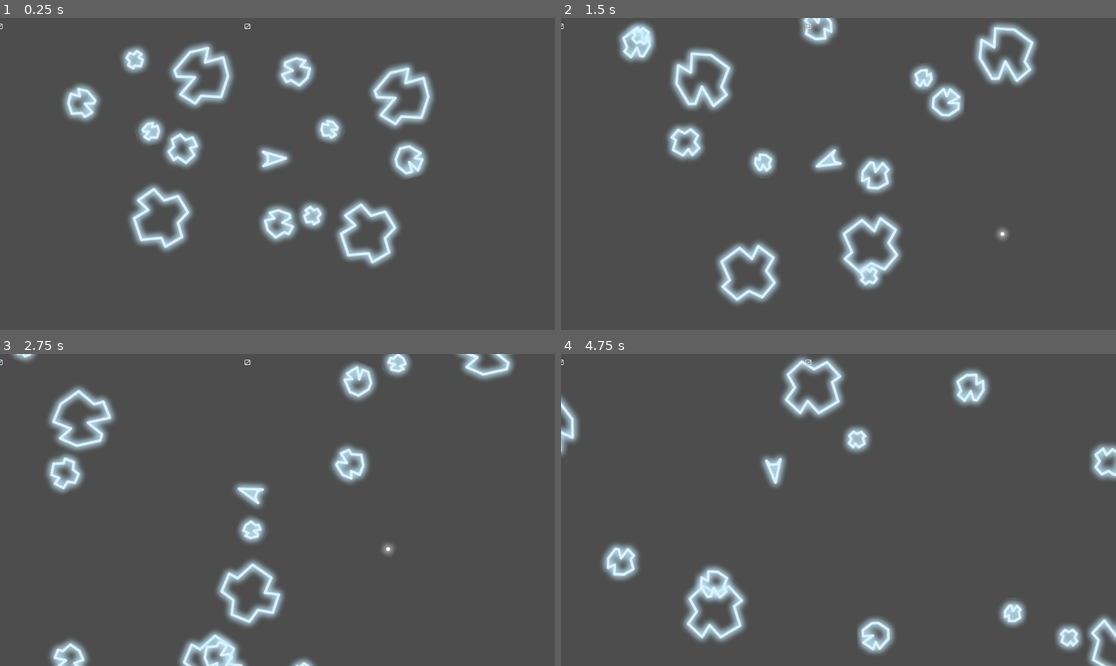
Above: before the commit, frames 1-4 (two rows, left to right).
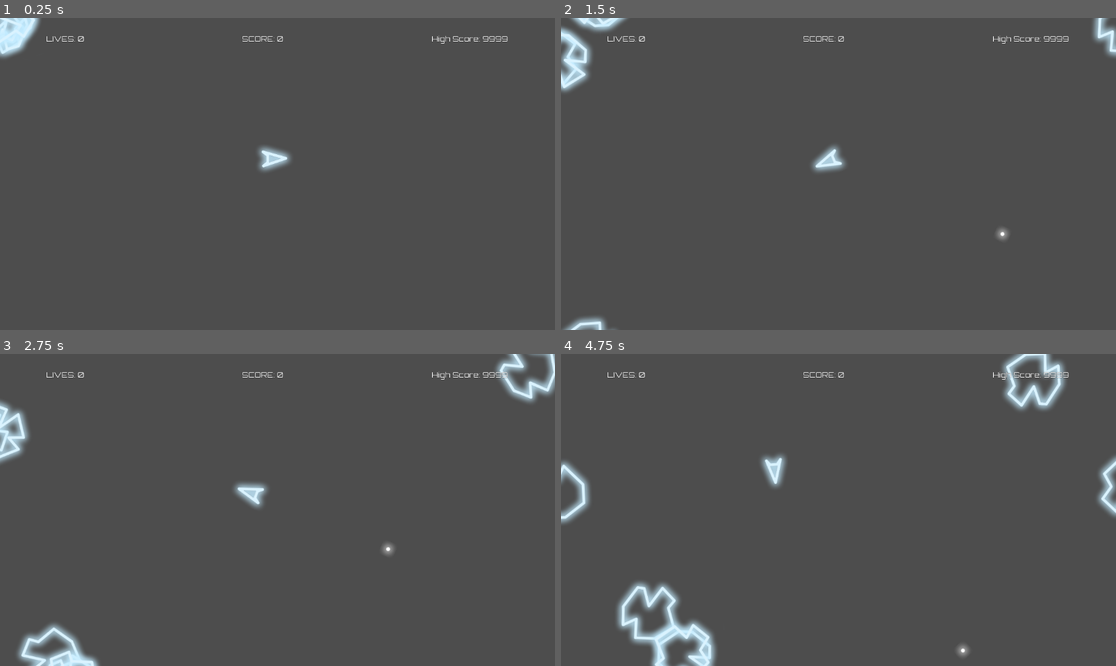
Above: after the commit, the same moments.

Repository: AllanSechrist/asteroids
Game: Godot game, scene res://scenes/sandbox.tscn
The game is run twice, just before and just after one commit, with the same random seed, the same clock (stepped at 60 frames per second) and the same inputs. The project has no main scene, so this scene is started directly.
Inputs:
- Up to frame 1 (0.25 s): no input
- Up to frame 2 (1.5 s): hold D (turn_right) 0.53-1.28 s; tap Space (fire) at 0.6 s; hold A (turn_left) from 1.28 s (still down); tap W (move) at 1.35 s
- Up to frame 3 (2.75 s): release A (turn_left) at 2.03 s; hold D (turn_right) from 2.03 s (still down); tap Space (fire) at 2.1 s
- Up to frame 4 (4.75 s): tap W (move) at 2.85, 4.35 s; release D (turn_right) at 3.53 s; hold A (turn_left) from 3.53 s (still down); tap Space (fire) at 3.6 s

The runs differ from the first frame. In frame 1, 11% of the frame differs, in the area x 0-92%, y 0-80%; in frame 2, 12%; in frame 3, 10%; in frame 4, 12%, in the area x 0-100%, y 0-100%.

Commit message:
refactor asteroids script, connect UI to game manager.

Diff:
--- a/scenes/UI/ui.gd
+++ b/scenes/UI/ui.gd
@@ -1,13 +1,27 @@
-extends Control
+extends CanvasLayer
 class_name UI
 
-@onready var lives: Label = $MarginContainer/HBoxContainer/Lives
-@onready var score: Label = $MarginContainer/HBoxContainer/Score
-@onready var high_score: Label = $MarginContainer/HBoxContainer/HighScore
+@onready var lives_label: Label = %LivesLabel
+@onready var score_label: Label = %ScoreLabel
+@onready var high_label: Label = %HighLabel
+
 
 
 func _ready() -> void:
+	var game_manager := get_parent() as GameManager
+	game_manager.score_changed.connect(_on_score_changed)
+	game_manager.lives_changed.connect(_on_lives_changed)
+	game_manager.game_over.connect(_on_game_over)
+
+	# Set labels based on game manager data
+	_on_score_changed(game_manager.score)
+	_on_lives_changed(game_manager.lives)
+
+func _on_score_changed(new_score: int) -> void:
+	score_label.text = "SCORE: %d" % new_score
+
+func _on_lives_changed(new_lives: int) -> void:
+	lives_label.text = "LIVES: %d" % new_lives
+
+func _on_game_over() -> void:
 	pass
-
-func update_label(label: Label) -> void:
-	pass
--- a/scenes/UI/ui.tscn
+++ b/scenes/UI/ui.tscn
@@ -3,41 +3,45 @@
 [ext_resource type="LabelSettings" uid="uid://b4vgeg1evjt7k" path="res://scenes/UI/UI_Score.tres" id="1_suays"]
 [ext_resource type="Script" uid="uid://bj0swg572bbnj" path="res://scenes/UI/ui.gd" id="1_yb1mt"]
 
-[node name="UI" type="Control" unique_id=2099741367]
-layout_mode = 3
+[node name="UI" type="CanvasLayer" unique_id=447845632]
+script = ExtResource("1_yb1mt")
+
+[node name="MarginContainer" type="MarginContainer" parent="." unique_id=1252703503]
 anchors_preset = 15
 anchor_right = 1.0
 anchor_bottom = 1.0
 grow_horizontal = 2
 grow_vertical = 2
-script = ExtResource("1_yb1mt")
-
-[node name="MarginContainer" type="MarginContainer" parent="." unique_id=1252703503]
-layout_mode = 1
-anchors_preset = 15
-anchor_right = 1.0
-anchor_bottom = 1.0
-grow_horizontal = 2
-grow_vertical = 2
+theme_override_constants/margin_left = 32
 theme_override_constants/margin_top = 32
+theme_override_constants/margin_right = 32
+theme_override_constants/margin_bottom = 32
 
 [node name="HBoxContainer" type="HBoxContainer" parent="MarginContainer" unique_id=471034786]
 layout_mode = 2
 size_flags_vertical = 0
-theme_override_constants/separation = 500
+theme_override_constants/separation = 300
 alignment = 1
 
-[node name="Lives" type="Label" parent="MarginContainer/HBoxContainer" unique_id=1852677578]
+[node name="LivesLabel" type="Label" parent="MarginContainer/HBoxContainer" unique_id=1852677578]
+unique_name_in_owner = true
+custom_minimum_size = Vector2(100, 0)
 layout_mode = 2
-text = "0"
+text = "Lives: 9999"
 label_settings = ExtResource("1_suays")
 
-[node name="Score" type="Label" parent="MarginContainer/HBoxContainer" unique_id=1442350110]
+[node name="ScoreLabel" type="Label" parent="MarginContainer/HBoxContainer" unique_id=1442350110]
+unique_name_in_owner = true
+custom_minimum_size = Vector2(100, 0)
 layout_mode = 2
-text = "0"
+text = "Score: 9999"
 label_settings = ExtResource("1_suays")
+horizontal_alignment = 1
 
-[node name="HighScore" type="Label" parent="MarginContainer/HBoxContainer" unique_id=1331365068]
+[node name="HighLabel" type="Label" parent="MarginContainer/HBoxContainer" unique_id=1331365068]
+unique_name_in_owner = true
+custom_minimum_size = Vector2(100, 0)
 layout_mode = 2
-text = "0"
+text = "High Score: 9999"
 label_settings = ExtResource("1_suays")
+horizontal_alignment = 2
--- a/scenes/asteroids/asteroid.gd
+++ b/scenes/asteroids/asteroid.gd
@@ -1,7 +1,10 @@
 extends Area2D
 class_name Asteroid
 
+enum Size { BIG, MEDIUM, SMALL }
+
 @export_category("Asteroid Stats")
+@export var size: Size = Size.BIG
 @export var sprite_variants: Array[Texture2D] = []
 @export var speed: float = 100.0
 @export var rotation_speed: float = 1.0
@@ -15,7 +18,17 @@
 
 var velocity: Vector2 = Vector2.ZERO
 
+const STATS := {
+	Size.BIG: { speed = 60.0, points = 20 },
+	Size.MEDIUM: { speed = 100.0, points = 50 },
+	Size.SMALL: { speed = 150.0, points = 100}
+}
+
+signal destroyed(asteroid: Area2D)
+
 func _ready() -> void:
+	var stats = STATS[size]
+	speed = stats.speed
 	if sprite_variants.size() > 0:
 		sprite_2d.texture = sprite_variants.pick_random()
 	sprite_2d.flip_h = randi() % 2 == 0 # randomly flips sprite.
@@ -24,16 +37,17 @@
 	velocity = Vector2.RIGHT.rotated(angle) * speed
 	rotation_speed *= [-1, 1].pick_random()
 
+
 func _physics_process(delta: float) -> void:
 	position += velocity * delta
 	rotation += rotation_speed * delta
 	wrap_screen()
 
-func spawn_asteroid_chunk() -> void:
-	var asteroid_chunk = asteroid_scene.instantiate()
-	asteroid_chunk.global_position = global_position
-	asteroid_chunk.global_rotation = global_rotation
-	get_tree().current_scene.add_child.call_deferred(asteroid_chunk)
+#func spawn_asteroid_chunk() -> void:
+	#var asteroid_chunk = asteroid_scene.instantiate()
+	#asteroid_chunk.global_position = global_position
+	#asteroid_chunk.global_rotation = global_rotation
+	#get_tree().current_scene.add_child.call_deferred(asteroid_chunk)
 
 func wrap_screen() -> void:
 	var screen_size = get_viewport_rect().size
@@ -58,7 +72,4 @@
 func _on_area_entered(area: Area2D) -> void:
 	if area is Bullet:
 		area.queue_free()
-		if asteroid_scene != null:
-			for i in asteroid_chunks:
-				spawn_asteroid_chunk()
-		queue_free()
+		destroyed.emit(self)
--- a/scenes/game manager.gd
+++ b/scenes/game manager.gd
@@ -2,11 +2,13 @@
 class_name GameManager
 
 @export var starting_lives := 3
+@export var asteroid_scene: PackedScene
 var lives: int
 var score := 0
 var high_score := 1000
 var current_level := 1
-
+var max_asteroids = 10
+var asteroids = 6
 
 #UI
 signal score_changed(new_score: int)
@@ -19,11 +21,22 @@
 	spawn_asteroids()
 
 func spawn_asteroids() -> void:
-	pass # spawns asteroids into the level
+	for i in asteroids:
+		var asteroid := asteroid_scene.instantiate()
+		asteroid.destroyed.connect(_on_asteroid_destroyed)
+		add_child(asteroid)
 
-func _on_asteroid_destroyed(points: int) -> void:
-	score += points
+func _on_asteroid_destroyed(asteroid: Area2D) -> void:
+	score += Asteroid.STATS[asteroid.size].points
 	score_changed.emit(score)
+	if asteroid.size != Asteroid.Size.SMALL:
+		for i in asteroid.asteroid_chunks:
+			var chunk = asteroid.asteroid_scene.instantiate()
+			chunk.size = asteroid.size + 1
+			chunk.global_position = asteroid.global_position
+			chunk.destroyed.connect(_on_asteroid_destroyed)
+			add_child.call_deferred(chunk)
+	asteroid.queue_free()
 
 func _on_all_asteroids_cleared() -> void:
 	current_level += 1
--- a/scenes/sandbox.tscn
+++ b/scenes/sandbox.tscn
@@ -3,62 +3,14 @@
 [ext_resource type="PackedScene" uid="uid://cqk7p0e26gfk1" path="res://scenes/ship/ship.tscn" id="1_2ddto"]
 [ext_resource type="Script" uid="uid://boohtonlyx0jh" path="res://scenes/game manager.gd" id="1_16ffl"]
 [ext_resource type="PackedScene" uid="uid://d3x0fnkj3jumk" path="res://scenes/asteroids/big_asteroid.tscn" id="2_rgld7"]
-[ext_resource type="PackedScene" uid="uid://b4kwf27f8y7mv" path="res://scenes/asteroids/med_asteroid.tscn" id="3_a8pr3"]
-[ext_resource type="PackedScene" uid="uid://uew4s48w4shp" path="res://scenes/asteroids/small_asteroid.tscn" id="4_j6lu3"]
 [ext_resource type="PackedScene" uid="uid://dqpenmioq0la4" path="res://scenes/UI/ui.tscn" id="6_17a3a"]
 
 [node name="Sandbox" type="Node2D" unique_id=1026063426]
 script = ExtResource("1_16ffl")
+asteroid_scene = ExtResource("2_rgld7")
 
 [node name="Ship" parent="." unique_id=923968611 instance=ExtResource("1_2ddto")]
 position = Vector2(562, 294)
 motion_mode = 1
 
-[node name="Asteroids" type="Node2D" parent="." unique_id=1279196508]
-
-[node name="BigAsteroids" type="Node2D" parent="Asteroids" unique_id=1992141205]
-
-[node name="BigAsteroid" parent="Asteroids/BigAsteroids" unique_id=1317233345 instance=ExtResource("2_rgld7")]
-position = Vector2(444, 119)
-
-[node name="BigAsteroid2" parent="Asteroids/BigAsteroids" unique_id=588302104 instance=ExtResource("2_rgld7")]
-position = Vector2(788, 445)
-
-[node name="BigAsteroid3" parent="Asteroids/BigAsteroids" unique_id=879094982 instance=ExtResource("2_rgld7")]
-position = Vector2(817, 181)
-
-[node name="BigAsteroid4" parent="Asteroids/BigAsteroids" unique_id=98907357 instance=ExtResource("2_rgld7")]
-position = Vector2(323, 395)
-
-[node name="MedAsteroids" type="Node2D" parent="Asteroids" unique_id=1254328359]
-
-[node name="MedAsteroid" parent="Asteroids/MedAsteroids" unique_id=1836129986 instance=ExtResource("3_a8pr3")]
-position = Vector2(170, 202)
-
-[node name="MedAsteroid2" parent="Asteroids/MedAsteroids" unique_id=470499915 instance=ExtResource("3_a8pr3")]
-position = Vector2(632, 131)
-
-[node name="MedAsteroid3" parent="Asteroids/MedAsteroids" unique_id=178250861 instance=ExtResource("3_a8pr3")]
-position = Vector2(563, 448)
-
-[node name="MedAsteroid4" parent="Asteroids/MedAsteroids" unique_id=771607624 instance=ExtResource("3_a8pr3")]
-position = Vector2(857, 312)
-
-[node name="MedAsteroid5" parent="Asteroids/MedAsteroids" unique_id=848126769 instance=ExtResource("3_a8pr3")]
-position = Vector2(405, 277)
-
-[node name="SmallAsteroids" type="Node2D" parent="Asteroids" unique_id=1317212318]
-
-[node name="SmallAsteroid" parent="Asteroids/SmallAsteroids" unique_id=2118094904 instance=ExtResource("4_j6lu3")]
-position = Vector2(650, 386)
-
-[node name="SmallAsteroid2" parent="Asteroids/SmallAsteroids" unique_id=696674639 instance=ExtResource("4_j6lu3")]
-position = Vector2(303, 97)
-
-[node name="SmallAsteroid3" parent="Asteroids/SmallAsteroids" unique_id=1339731486 instance=ExtResource("4_j6lu3")]
-position = Vector2(671, 250)
-
-[node name="SmallAsteroid4" parent="Asteroids/SmallAsteroids" unique_id=146855756 instance=ExtResource("4_j6lu3")]
-position = Vector2(291, 220)
-
 [node name="UI" parent="." unique_id=2099741367 instance=ExtResource("6_17a3a")]
